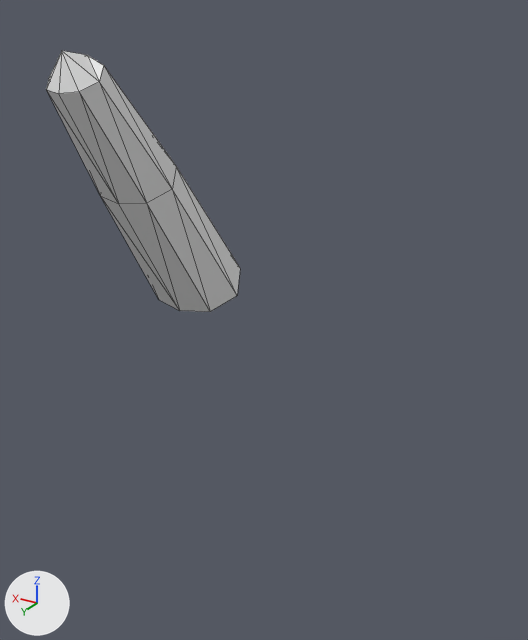
The OBJ model models/tail/tail.obj as it was, and as the next commit left it.
Camera for both pictures: a camera (50 mm lens) standing at (-0.274, 0.623, 0.94) and looking at (0.019, 0.135, 0.695). The axes (+X, +Y, +Z) are drawn at lower left. The lights are the same throughout. Mesh edges are drawn as thin lines. Where no turn or scale is listed for an object, it has been applied to the vertices.

Objects in the first picture: 'tail'.
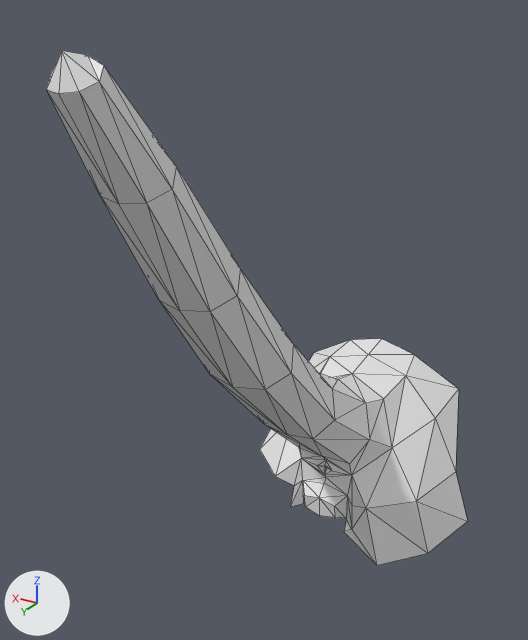
Patch to the scene script:
```diff
--- a/models/tail/tail.obj.py
+++ b/models/tail/tail.obj.py
@@ me_tail @@
 # used by ob_tail; location = (0.0, 0.0, 0.0)
-me_tail.from_pydata(...)  # 25 vertices, 40 faces; spans x -0.032..0.032, y 0.232..0.359, z 0.757..0.92
+me_tail.from_pydata(...)  # 101 vertices, 178 faces; spans x -0.129..0.093, y -0.103..0.359, z 0.411..0.92
+# me_tail part 1
+# 76 vertices are added at x -0.129..0.093, y -0.103..0.213, z 0.411..0.708
+# 138 new faces join them
```

Where the change shows, as pixel boxes [x1, y1, x2, y2] in the pictures (528 x 640 px):
'tail', reshaped (116% wider, 97% taller): before [46, 51, 240, 312]; after [46, 51, 467, 565]
part 1 of me_tail, added: after [160, 268, 467, 565]
